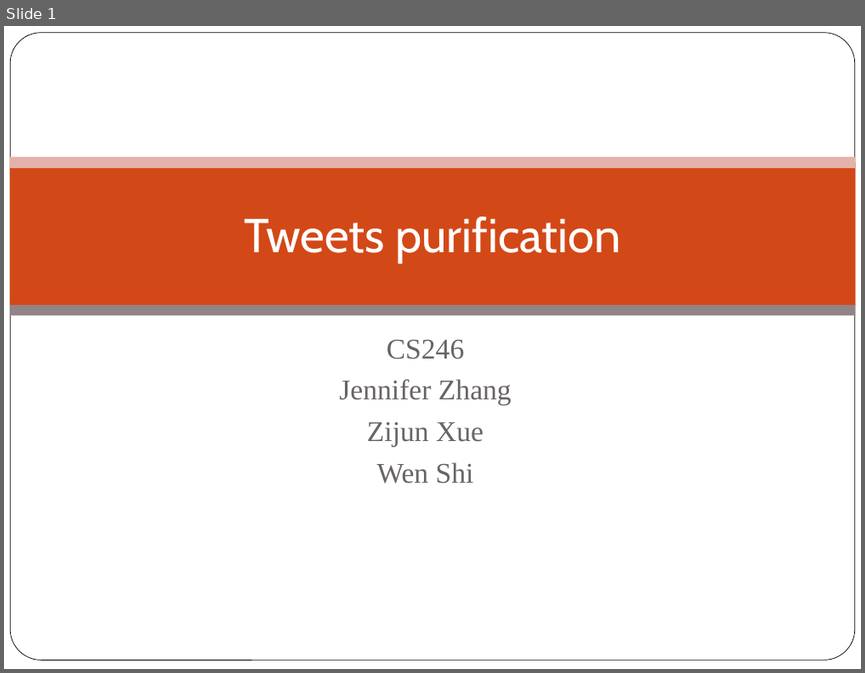
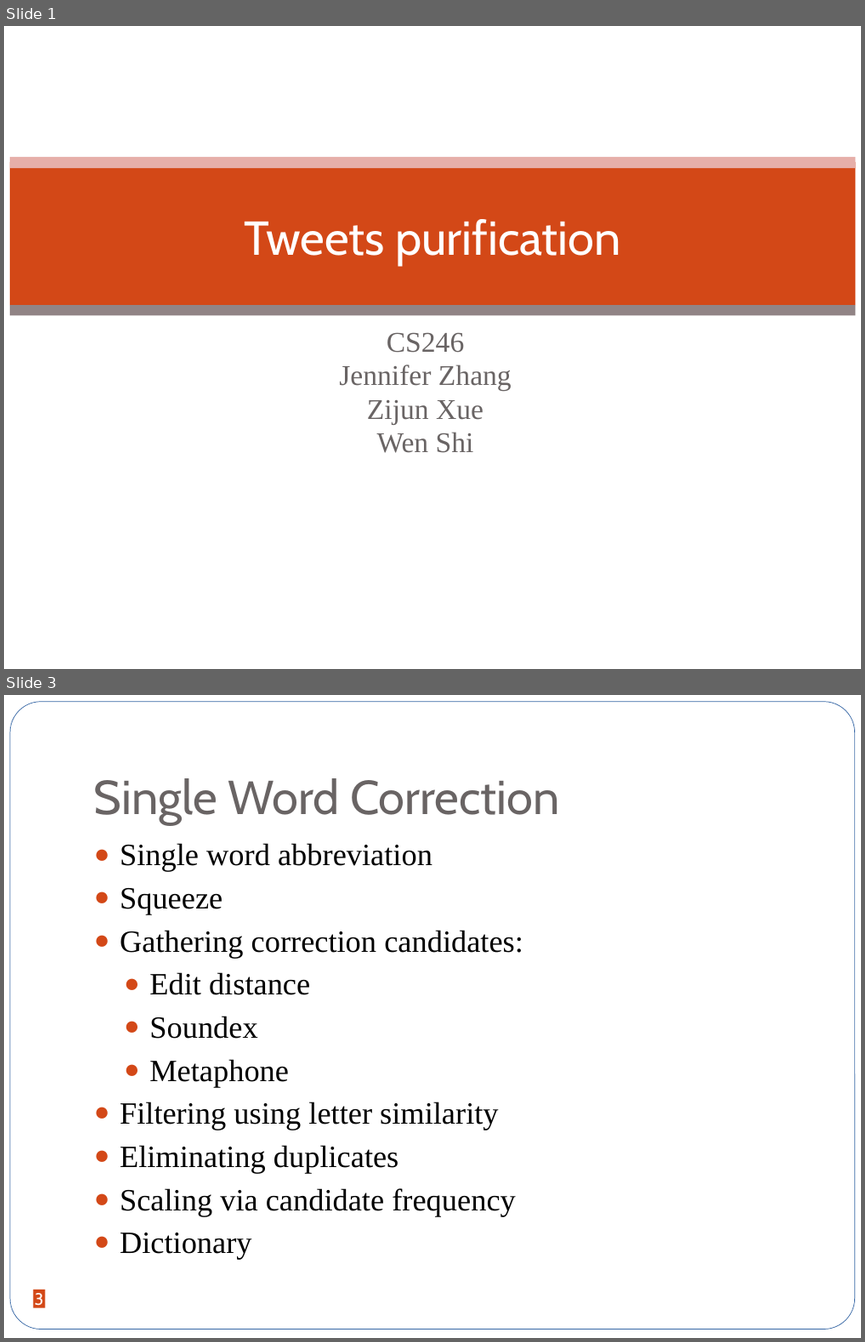
Before and after one commit to jxjzhang/CS246, a slide deck: Tweets purification.pptx. Shown one above the other, each under a label of ours: slide 1 before the commit, slides 1 and 3 after it; the slides between them are not shown. The pictures are 865x673 and 865x1342 pixels, drawn with LibreOffice and Linux fonts; fonts in the diff are those of the drawing; background and template pictures are left out. Boxes give left, top, right and bottom in pixels: in the first picture for what was removed or moved away, otherwise in the second. Text is boxed around its words. In the diff, an @@ line names an element or a change of style, - is before the commit and + after.

```diff
--- a/Tweets purification.pptx
+++ b/Tweets purification.pptx
@@ slide 3 added at (4, 695, 861, 1338), background #FFFFFF @@
@@ rounded rectangle added at (10, 702, 855, 1329), fill #FFFFFF @@
@@ title added at (94, 778, 559, 824), 40 pt, text #696464 @@
+Single Word Correction
@@ text added at (120, 843, 523, 1259), 26 pt, text #000000 @@
+● Single word abbreviation
+● Squeeze
+● Gathering correction candidates:
+  ● Edit distance
+  ● Soundex
+  ● Metaphone
+● Filtering using letter similarity
+● Eliminating duplicates
+● Scaling via candidate frequency
+● Dictionary
@@ page number added at (33, 1289, 45, 1308), fill #D34817, 14 pt, text #FFFFFF @@
+3
@@ slide 1 changed as well @@
@@ rounded rectangle removed at (10, 33, 855, 660) @@
@@ rectangle at (10, 157, 856, 168): fill #E6B1AC to #E6AFA9 @@
@@ text "CS246" at (339, 333, 511, 453): size 24.1 to 24 pt; line spacing 1 to 0.8 @@
```
Also in this commit, not shown: 3 other slides changed, 10 other slides added.
